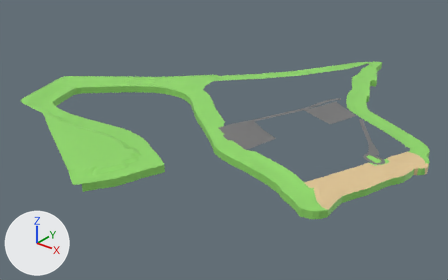
The glTF model tracks/local/harbor/harbor_ground.glb as it was, and as the next commit left it.
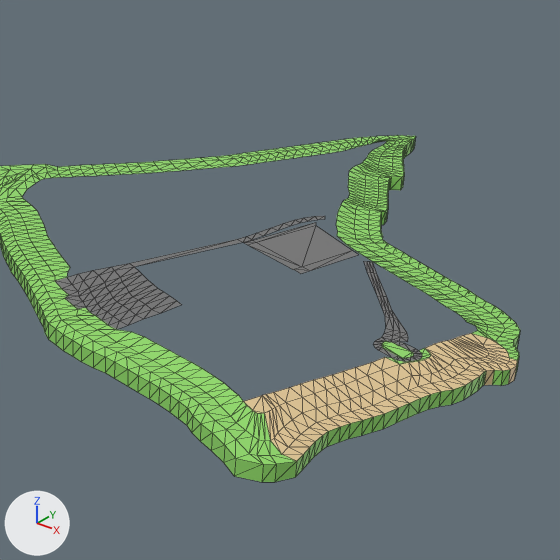
Old and new are each drawn whole from a 50 mm lens placed at (574.0, -887.0, 462.0), pointed at (-104.0, -40.0, -63.0) and again close up on the part from 43% to 100% of the width and 0% to 91% of the height. Arrows for +X, +Y and +Z are at lower left; the lights stay in place. The last two pictures show the newer version. The close-ups show mesh edges as thin lines. Vertices at exactly the same position are counted once.

Objects in the first close-up: 'Ground-col'.
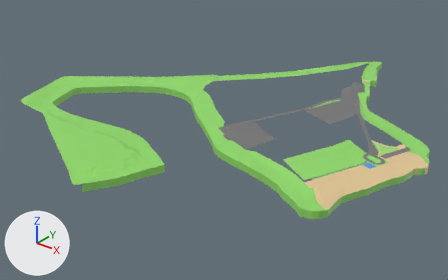
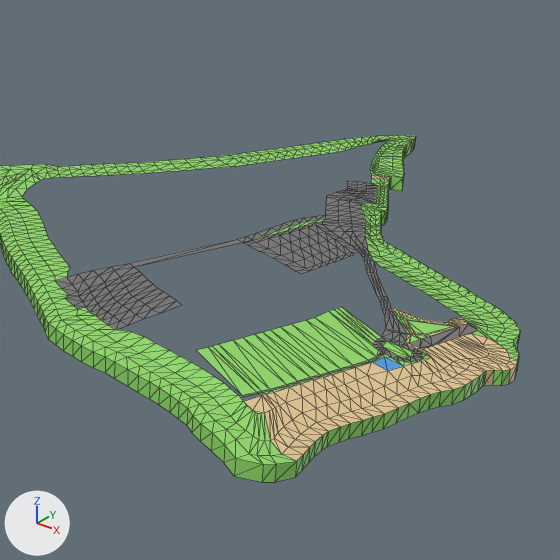
Changed parts and their boxes [x1, y1, x2, y2] in the close-ups (560 x 560 px):
part 1 of me_plane_001, built on
    before: [247, 145, 503, 386]
    after: [197, 145, 503, 397]
part 2 of me_plane_001, surface changed
    before: [349, 171, 390, 370]
    after: [372, 175, 390, 371]

What changed in the scene script:
```text
Change me_plane_001:
    used by ob_ground_col; location = (0.0, 0.0, 1.0)
    remove me_plane_001.from_pydata(...)  # 1570 vertices, 2605 faces; spans x -480.0..286.0, y -402.0..406.0, z -14.0..4.0
    add me_plane_001.from_pydata(...)  # 1803 vertices, 3090 faces; spans x -480.0..286.0, y -402.0..406.0, z -14.0..4.0
    me_plane_001 part 1: 80 vertices moved from x -5.0..267.0, y -88.0..337.0, z -13.0..3.0 to x -2.0..265.0, y -87.0..340.0, z -13.0..3.0; 49 vertices removed from x 19.0..235.0, y -73.0..234.0, z 0.0..3.0; 282 vertices added at x 17.0..237.0, y -181.0..246.0, z -13.0..3.0
    me_plane_001 part 2: 9 kept faces spanning x 25.0..222.0, y -87.0..276.0, z -13.0..3.0 get new texture (UV) coordinates
```
